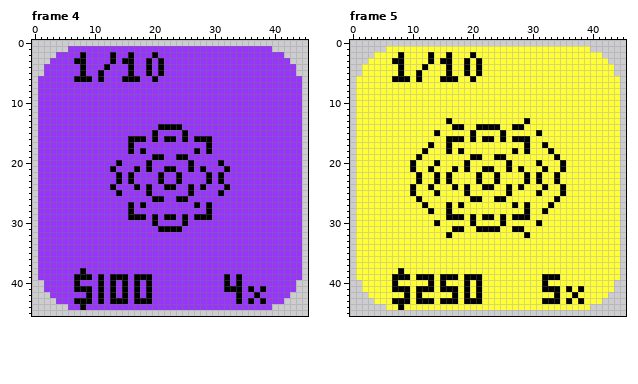
Pixel-art file -- ase/scratch-prize.ase. This is how it looked before the edit.
46x46 pixels, 9 frames. Shown: frame 4, frame 5. The commit also changed other frames, which this record leaves out.
The same view after the edit:
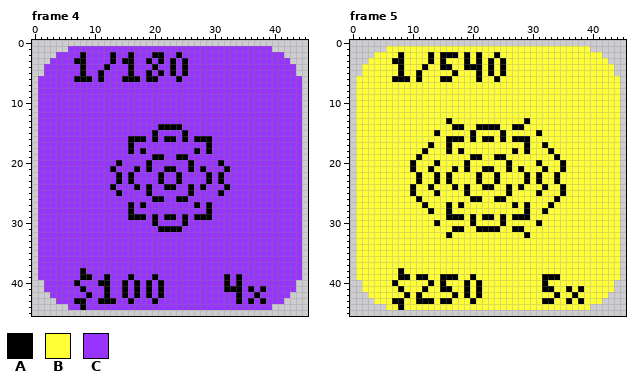
Palette (. is transparent): A #000000  B #ffff33  C #9933ff
Change:
Frame 4, layer "Layer 2":
Colour C gives way to colour A in row 2 at x 21 and 24; in row 3 at x 23 and 25; in row 4 at x 20, 23 and 25; in row 5 at x 23 and 25; in row 6 at x 19 and 24; in row 39 at x 12, 16 and 20.
Colour C gives way to colour A in rows 40 to 42 at x 12 and 21; in row 43 at x 12, 16 and 20.
Colour A gives way to colour C in row 4 at x 19 and 21; in row 39 at x 7, 11, 13 to 15 and 17 to 19; in row 40 at x 13; in row 41 at x 7, 9, 11 and 13; in row 42 at x 11 and 13; in row 43 at x 9, 14 to 15 and 17 to 19.
Frame 5, layer "Layer 2":
Colour B gives way to colour A in row 2 at x 15, 17, 19, 21 and 24; in row 3 at x 23 and 25; in row 4 at x 15, 20, 23 and 25; in row 5 at x 17, 23 and 25; in row 6 at x 21 and 24.
Colour A gives way to colour B in row 2 at x 20; in row 3 at x 16; in row 5 at x 16 and 19; in row 6 at x 17 and 20; in row 39 at x 7, 13, 19 and 21; in row 41 at x 7, 9, 11, 13, 17 and 34.
Colour A gives way to colour B in row 43 at x 9, 17, 19, 21 and 34.
